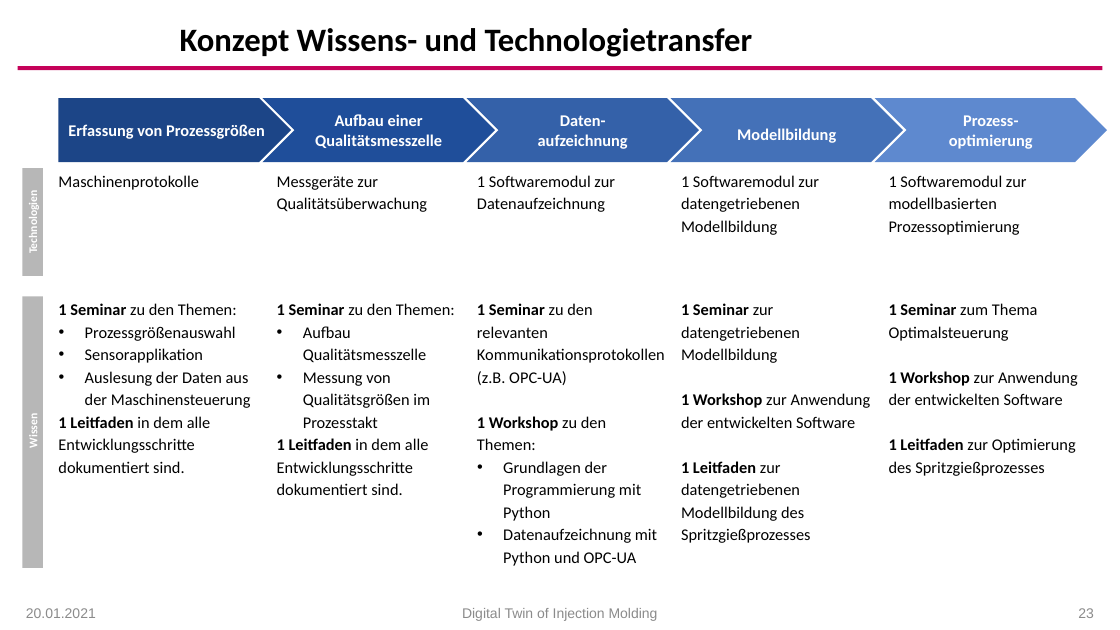
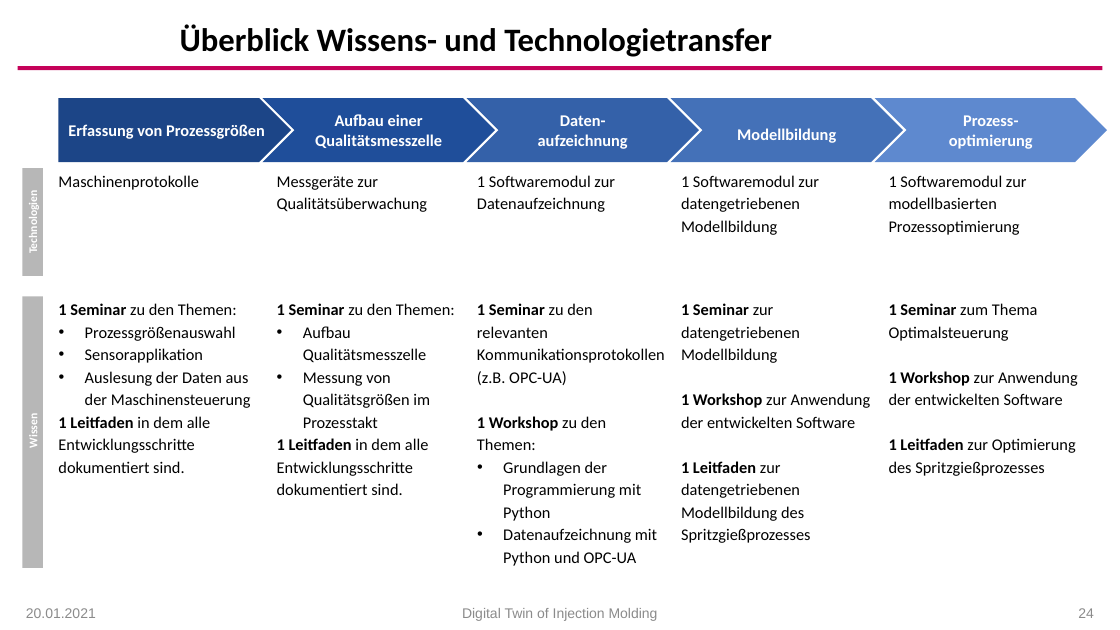
Before and after one commit to arehmer/DigitalTwinInjectionMoulding, a slide deck: slide 24 of Präsentationen/Kick-Off.pptx (slide 23 before the commit). Drawn at 1120x630 pixels with LibreOffice and Linux fonts; fonts in the diff are those of the drawing; background and template pictures are left out. Boxes give left, top, right and bottom in pixels: in the first picture for what was removed or moved away, otherwise in the second. Text is boxed around its words. In the diff, an @@ line names an element or a change of style, - is before the commit and + after.

```diff
--- a/Präsentationen/Kick-Off.pptx
+++ b/Präsentationen/Kick-Off.pptx
@@ text at [180, 24, 772, 57]: text changed @@
-Konzept Wissens- und Technologietransfer
+Überblick Wissens- und Technologietransfer
@@ page number at [1078, 608, 1094, 618]: text changed @@
-23
+24
```
Also in this commit, not shown: 9 other slides changed, 5 slides added, 1 slide removed, 2 other files.
